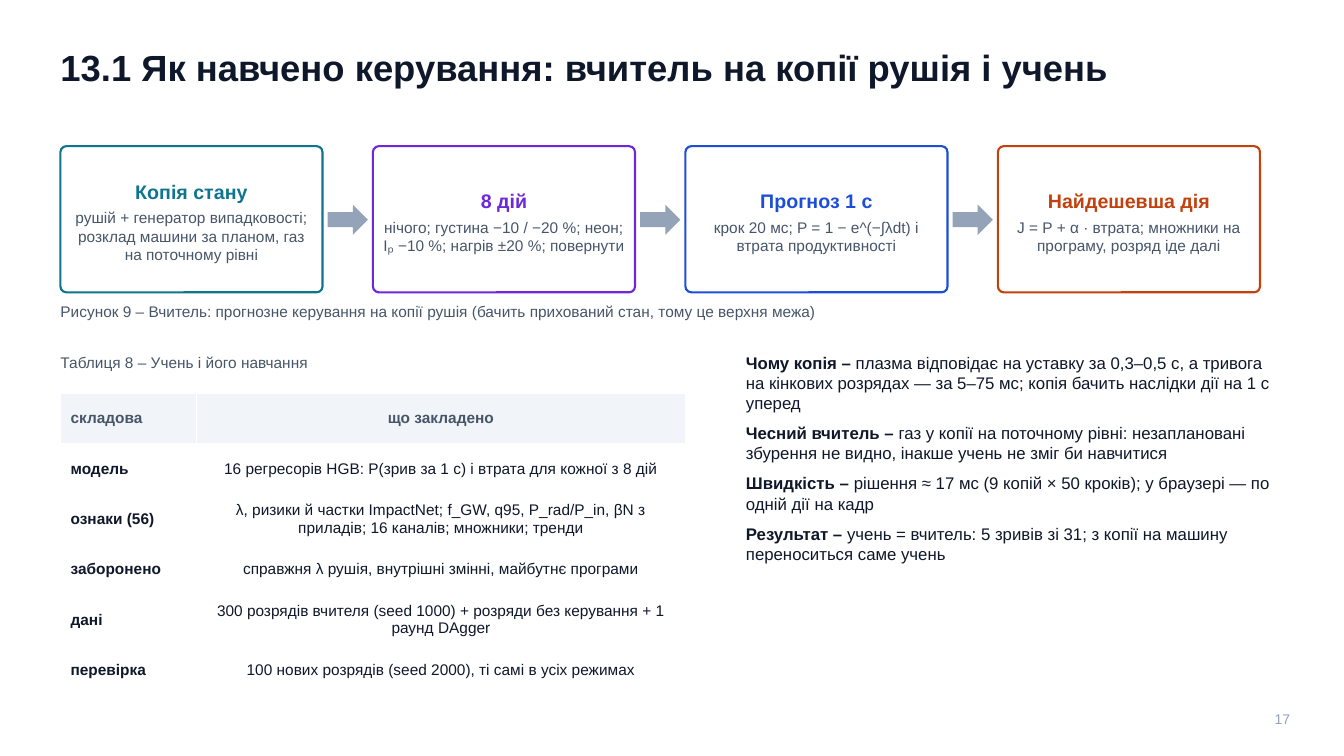
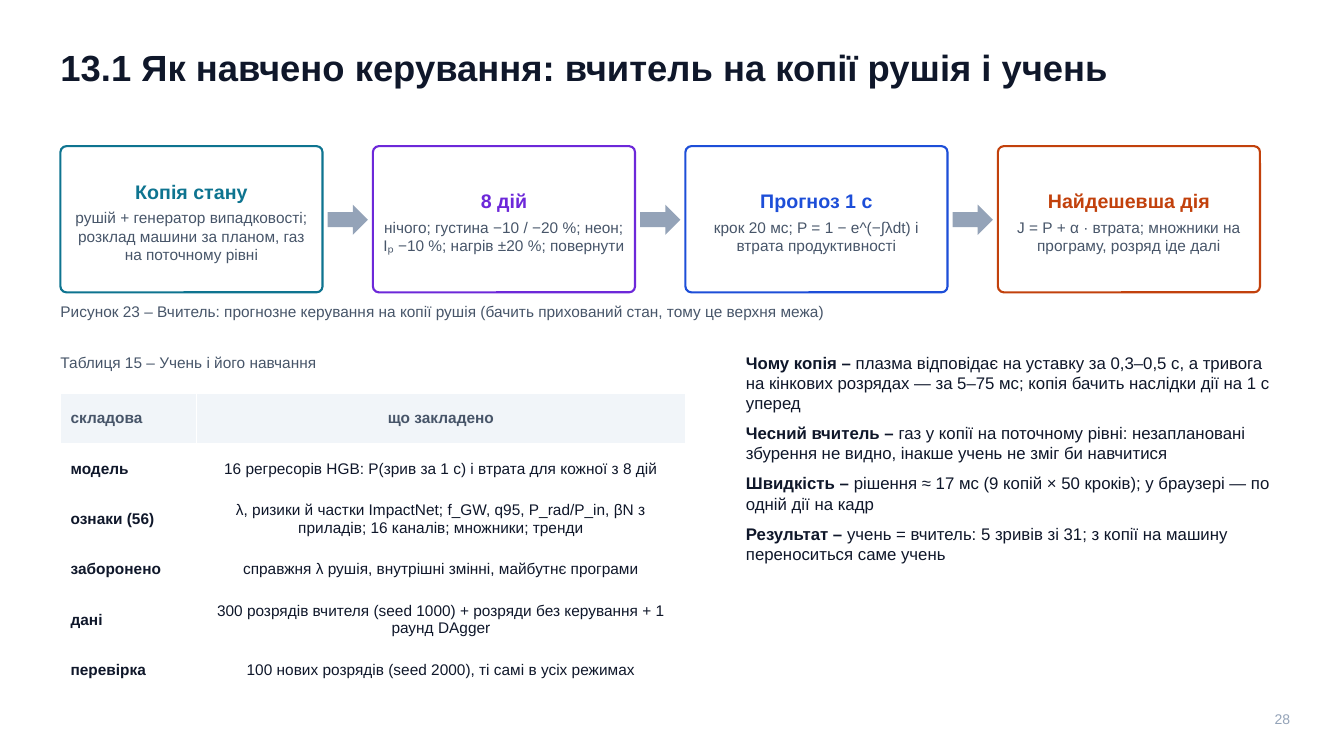
Before and after one commit to llllenah/plasma-disruption-prediction, a slide deck: slide 28 of docs/presentation.pptx (slide 17 before the commit). Drawn at 1344x756 pixels with LibreOffice and Linux fonts; fonts in the diff are those of the drawing. Boxes give left, top, right and bottom in pixels: in the first picture for what was removed or moved away, otherwise in the second. Text is boxed around its words. In the diff, an @@ line names an element or a change of style, - is before the commit and + after.

```diff
--- a/docs/presentation.pptx
+++ b/docs/presentation.pptx
@@ text at bbox=[60, 305, 824, 320]: text changed @@
-Рисунок 9 – Вчитель: прогнозне керування на копії рушія (бачить прихований стан, тому це верхня межа)
+Рисунок 23 – Вчитель: прогнозне керування на копії рушія (бачить прихований стан, тому це верхня межа)
@@ text at bbox=[60, 356, 317, 371]: text changed @@
-Таблиця 8 – Учень і його навчання
+Таблиця 15 – Учень і його навчання
@@ text at bbox=[1275, 714, 1291, 724]: text changed @@
-17
+28
```
Also in this commit, not shown: 15 other slides changed, 6 slides added, 2 other files.
